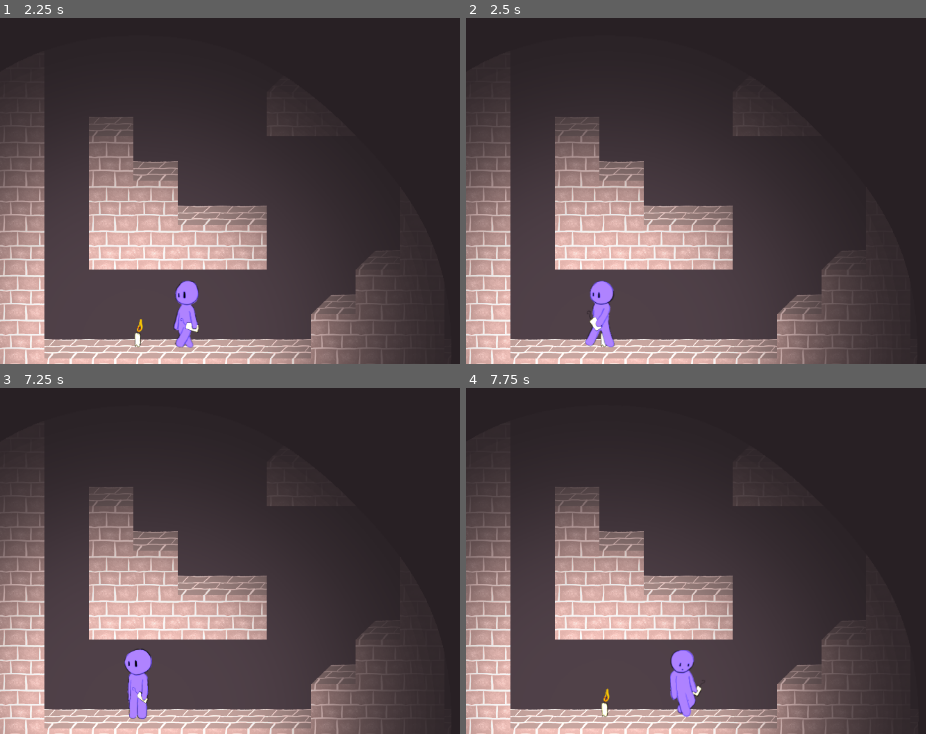
Above: before the commit, frames 1-4 (two rows, left to right).
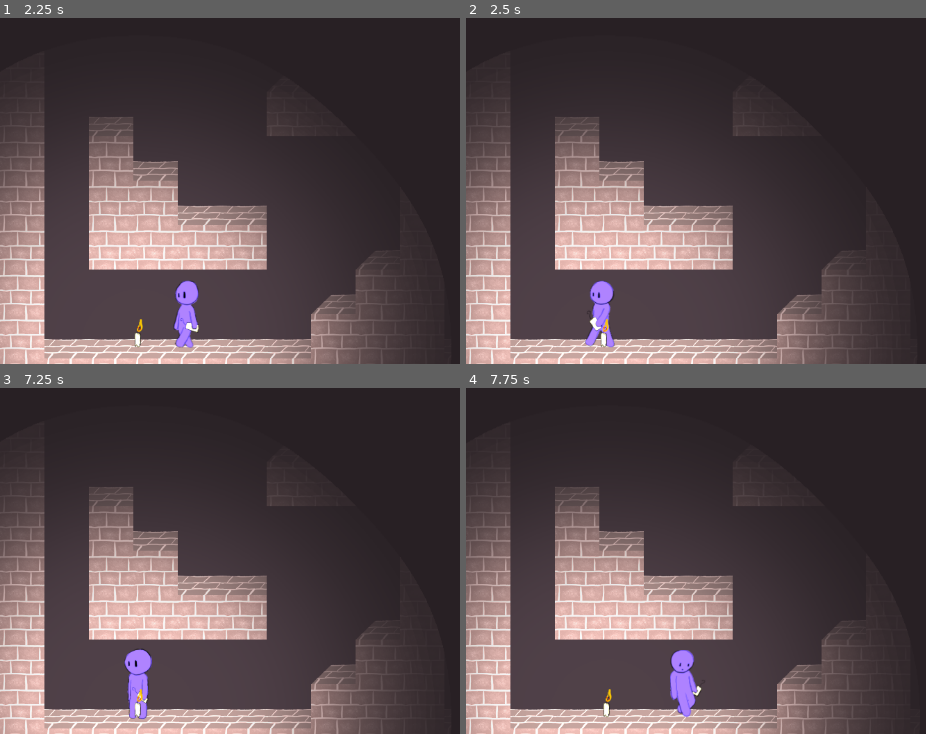
Above: after the commit, the same moments.

Repository: isaacwkm/csgd-capstone-project
Game: Godot game, scene res://scenes/world.tscn
The game is run twice, just before and just after one commit, with the same random seed, the same clock (stepped at 60 frames per second) and the same inputs.
Inputs:
- Up to frame 1 (2.25 s): tap Enter (ui_accept) at 0.5, 0.77, 1.52 s; hold E 0.53-1.28 s; hold D 0.53-2.03 s; tap E at 1.35 s; hold A from 2.03 s (still down); hold E from 2.03 s (still down)
- Up to frame 2 (2.5 s): keep holding A; keep holding E
- Up to frame 3 (7.25 s): release A at 2.78 s; release E at 2.78 s; hold D 2.78-4.28 s; tap E at 2.85, 4.35, 5.85 s; tap Enter (ui_accept) at 3.02, 3.77, 4.52, 5.75, 6.02, 6.77 s; hold E 3.53-4.28 s; hold A 4.28-5.03 s; hold D 5.03-5.78 s; hold E 5.03-5.78 s; hold A from 5.78 s (still down); hold E from 6.53 s (still down)
- Up to frame 4 (7.75 s): release A at 7.28 s; release E at 7.28 s; hold D from 7.28 s (still down); tap E at 7.35 s; tap Enter (ui_accept) at 7.52 s

Frame 1 is identical in both runs. In frame 2, less than 0.1% of the frame differs, in the area x 29-32%, y 86-95%; in frame 3, less than 0.1%; in frame 4, 0.1%, in the area x 29-32%, y 86-96%.

Commit message:
Render candle over player character rather than under.

Diff:
--- a/scenes/world.tscn
+++ b/scenes/world.tscn
@@ -21,8 +21,8 @@
 tile_map_data = PackedByteArray("AAAAAAoAAAAAAAEAAAABAAoAAAAAAAEAAAACAAoAAAAAAAEAAAADAAoAAAAAAAEAAAAEAAoAAAAAAAEAAAAFAA …(1344 unchanged characters)…
 tile_set = ExtResource("2_13mpi")
 
+[node name="PlayerCharacter" parent="." instance=ExtResource("1_grg2j")]
+position = Vector2(95, 604)
+
 [node name="Candle" parent="." instance=ExtResource("6_of56d")]
 position = Vector2(200, 604)
-
-[node name="PlayerCharacter" parent="." instance=ExtResource("1_grg2j")]
-position = Vector2(95, 604)
